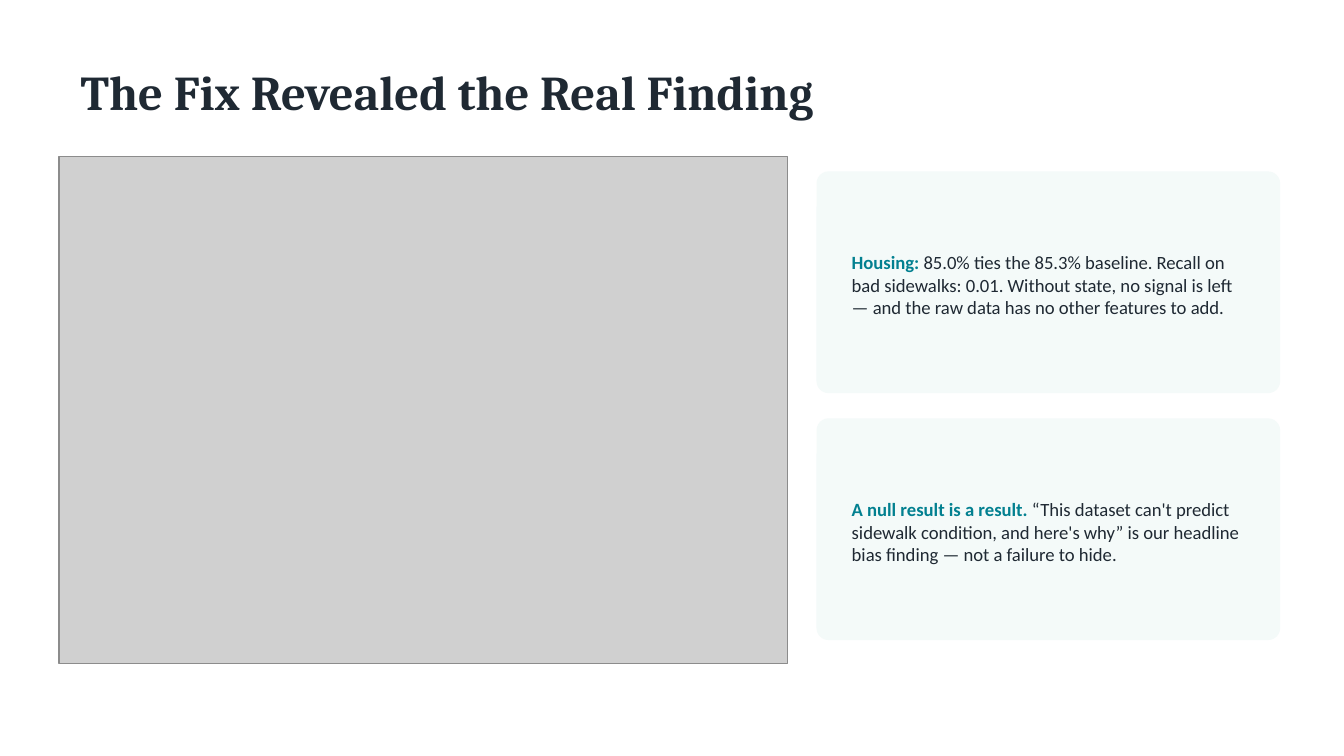
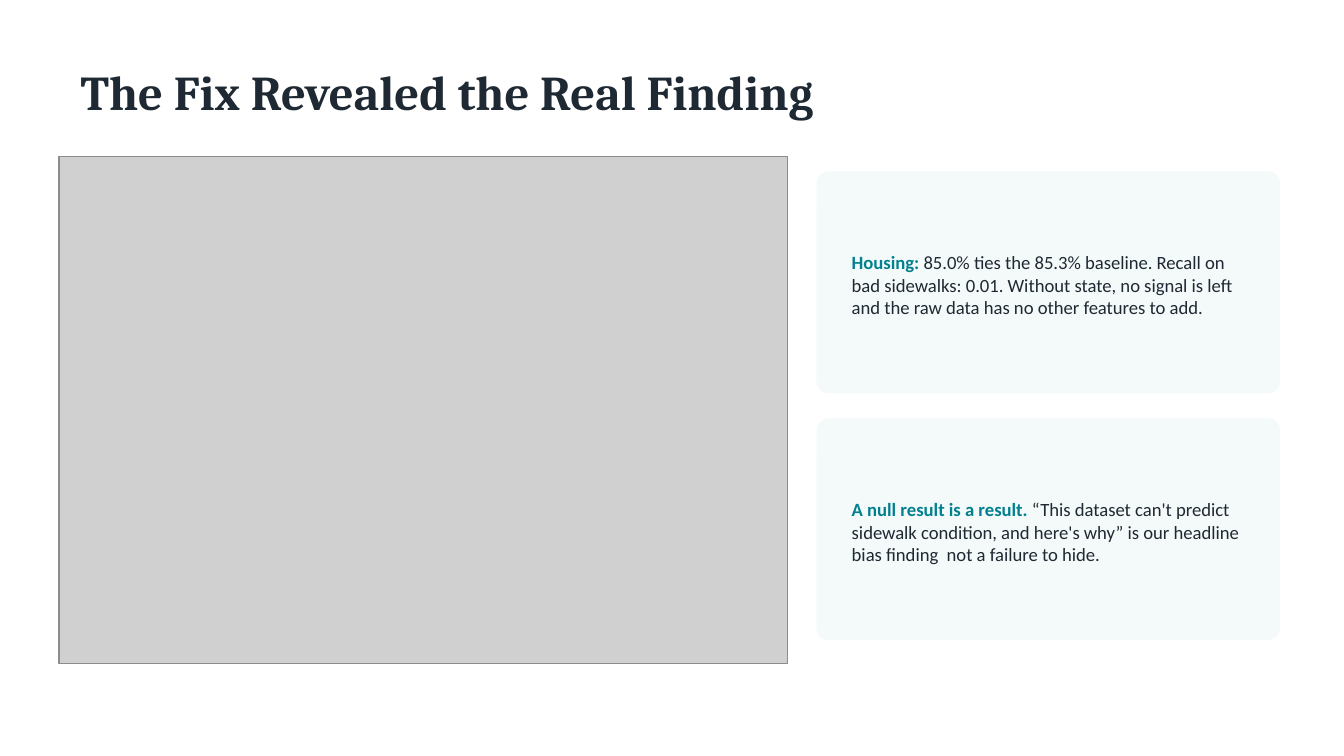
Before and after one commit to zhang-systems/ai4all-accessmap, a slide deck: slide 7 of reports/AccessMap_Final_Presentation.pptx. Drawn at 1344x756 pixels with LibreOffice and Linux fonts; fonts in the diff are those of the drawing; grey boxes stand for pictures; background and template pictures are left out. Boxes give left, top, right and bottom in pixels: in the first picture for what was removed or moved away, otherwise in the second. Text is boxed around its words. In the diff, an @@ line names an element or a change of style, - is before the commit and + after.

```diff
--- a/reports/AccessMap_Final_Presentation.pptx
+++ b/reports/AccessMap_Final_Presentation.pptx
@@ text at (852, 256, 1232, 314): text changed @@
-Housing: 85.0% ties the 85.3% baseline. Recall on bad sidewalks: 0.01. Without state, no signal is left — and the raw data has no other features to add.
+Housing: 85.0% ties the 85.3% baseline. Recall on bad sidewalks: 0.01. Without state, no signal is left and the raw data has no other features to add.
@@ text at (852, 503, 1239, 564): text changed @@
-A null result is a result. “This dataset can't predict sidewalk condition, and here's why” is our headline bias finding — not a failure to hide.
+A null result is a result. “This dataset can't predict sidewalk condition, and here's why” is our headline bias finding not a failure to hide.
```
Also in this commit, not shown: 12 other slides changed, 1 other file.
